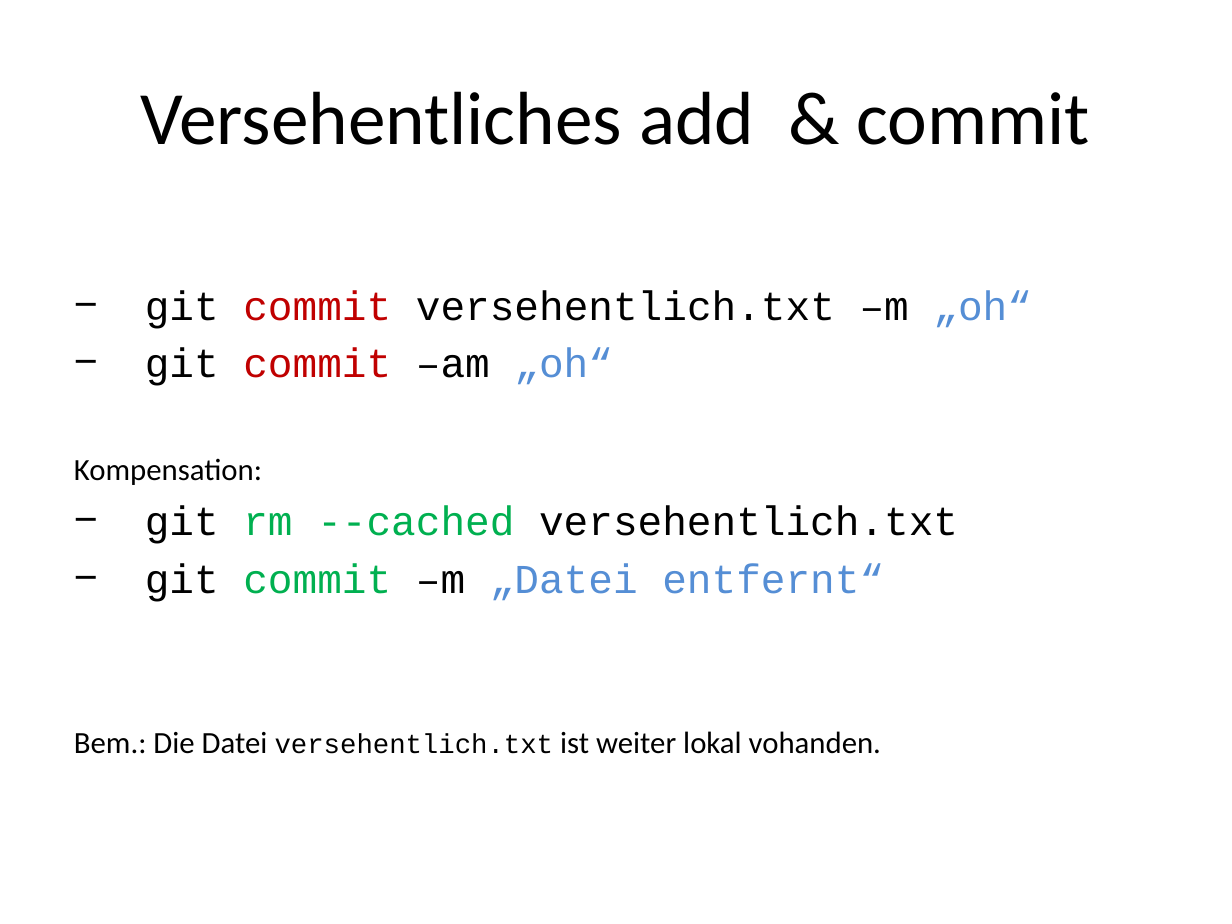
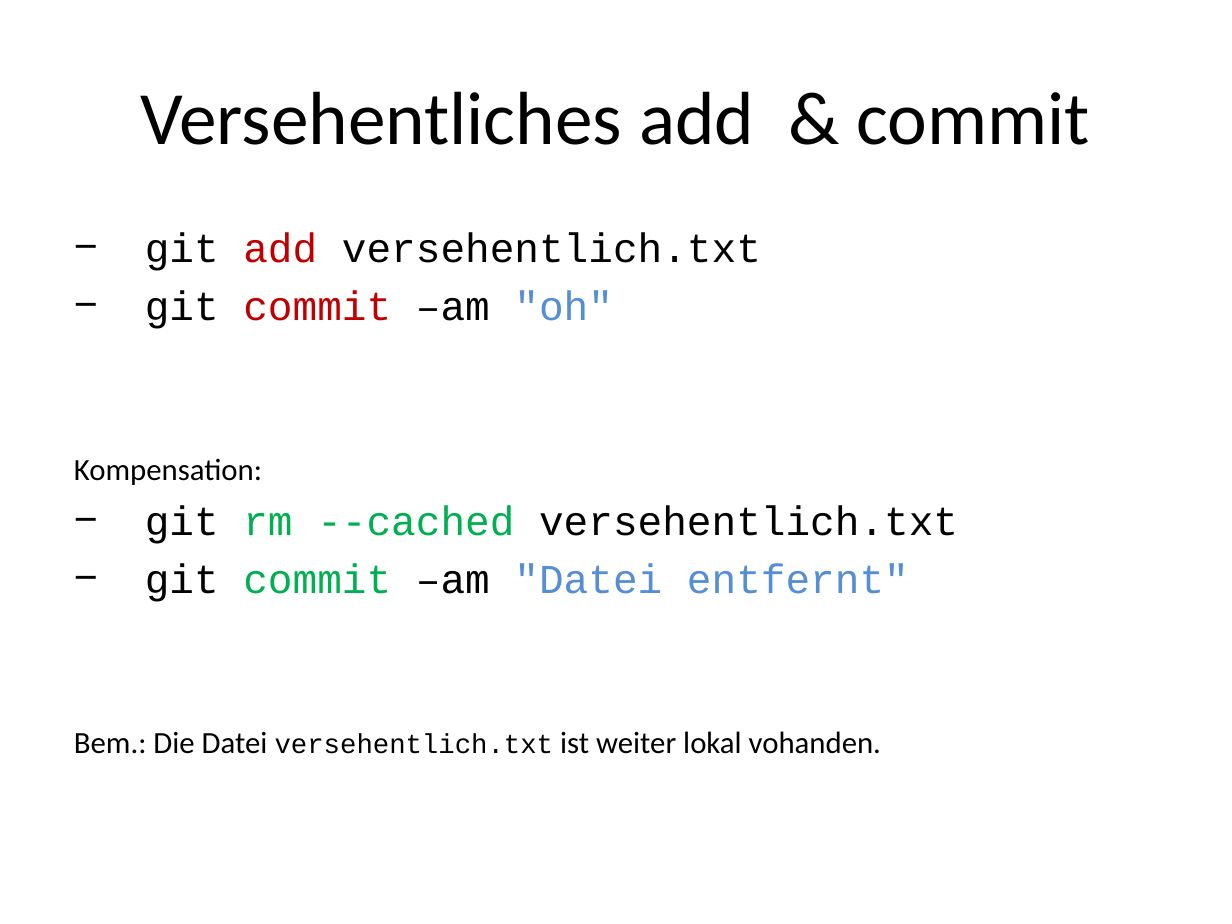
Before and after one commit to kotlincook/gitplayground, a slide deck: slide 12 of GIT.pptx (slide 9 before the commit). Drawn at 1232x924 pixels with LibreOffice and Linux fonts; fonts in the diff are those of the drawing. Boxes give left, top, right and bottom in pixels: in the first picture for what was removed or moved away, otherwise in the second. Text is boxed around its words. In the diff, an @@ line names an element or a change of style, - is before the commit and + after.

```diff
--- a/GIT.pptx
+++ b/GIT.pptx
@@ text at (x1=145, y1=233, x2=761, y2=329): text changed @@
-− git commit versehentlich.txt –m „oh“
-− git commit –am „oh“
+− git add versehentlich.txt
+− git commit –am "oh"
@@ text at (x1=145, y1=563, x2=909, y2=602): text changed @@
-− git commit –m „Datei entfernt“
+− git commit –am "Datei entfernt"
```
Also in this commit, not shown: 22 other slides changed, 11 slides added, 1 other file.
